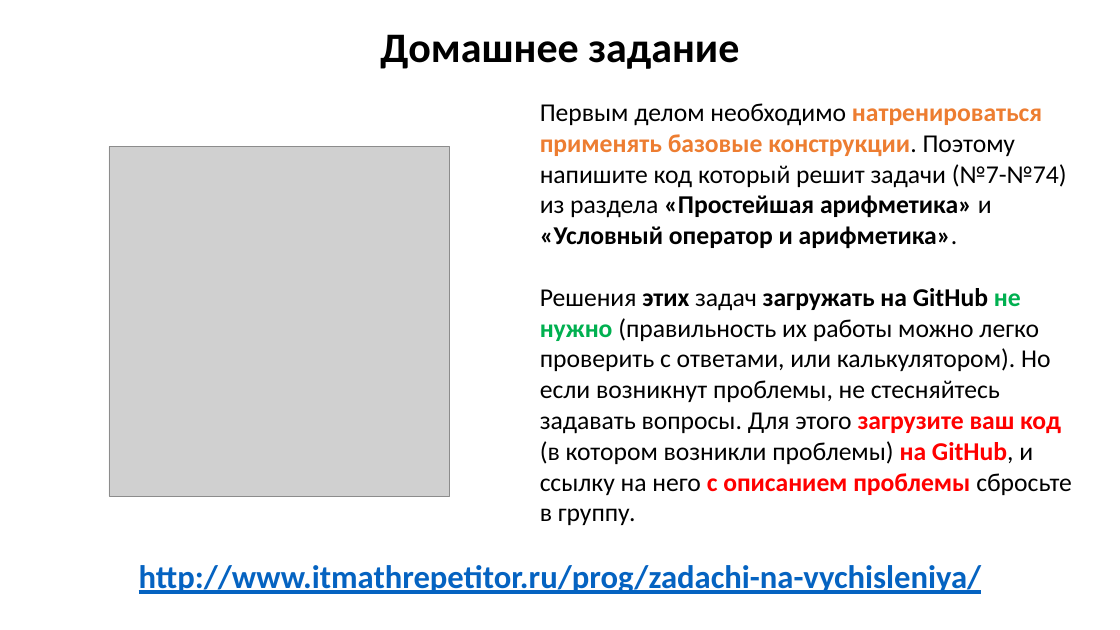
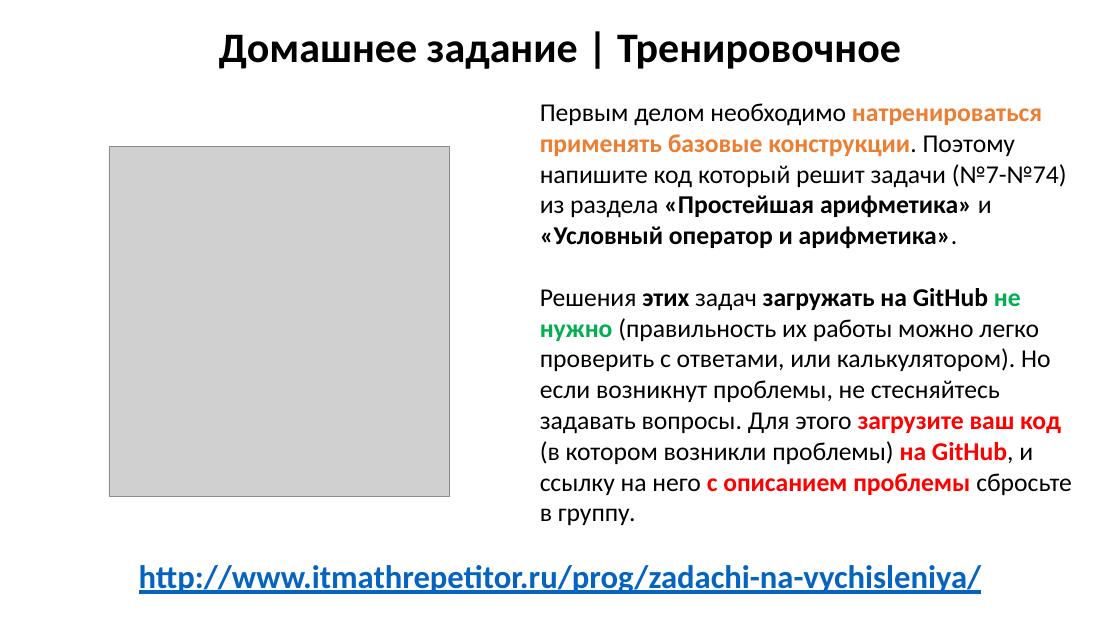
Before and after one commit to js-10-ort-dnipro/lesson01, a slide deck: slide 62 of lesson01.pptx. Drawn at 1120x630 pixels with LibreOffice and Linux fonts; fonts in the diff are those of the drawing; grey boxes stand for pictures. Boxes give left, top, right and bottom in pixels: in the first picture for what was removed or moved away, otherwise in the second. Text is boxed around its words. In the diff, an @@ line names an element or a change of style, - is before the commit and + after.

Commit message:
Update PPTX&PDF

```diff
--- a/lesson01.pptx
+++ b/lesson01.pptx
@@ text at bbox=[219, 34, 901, 69]: text changed @@
-Домашнее задание
+Домашнее задание | Тренировочное
```
Also in this commit, not shown: 15 other slides changed, 1 other file.
